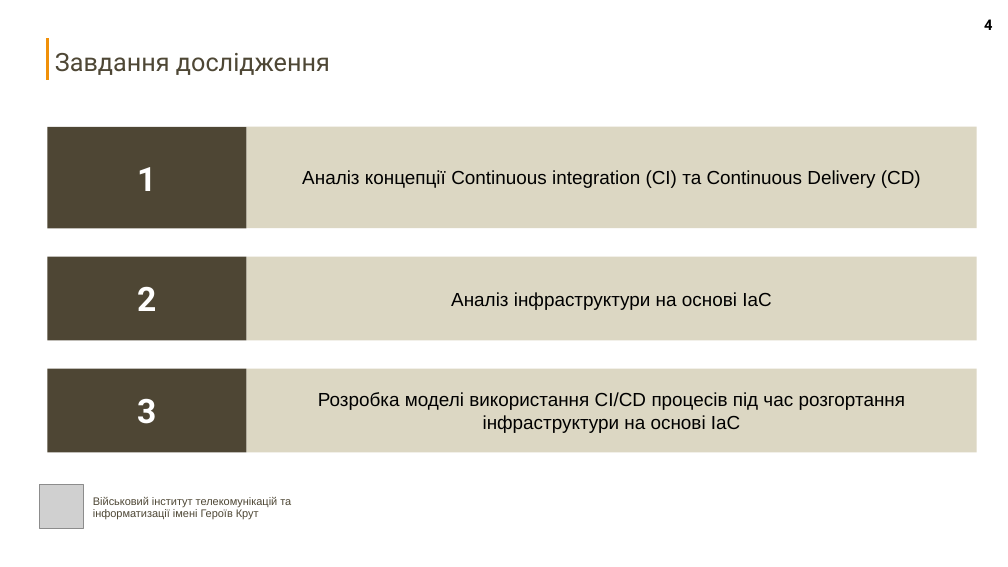
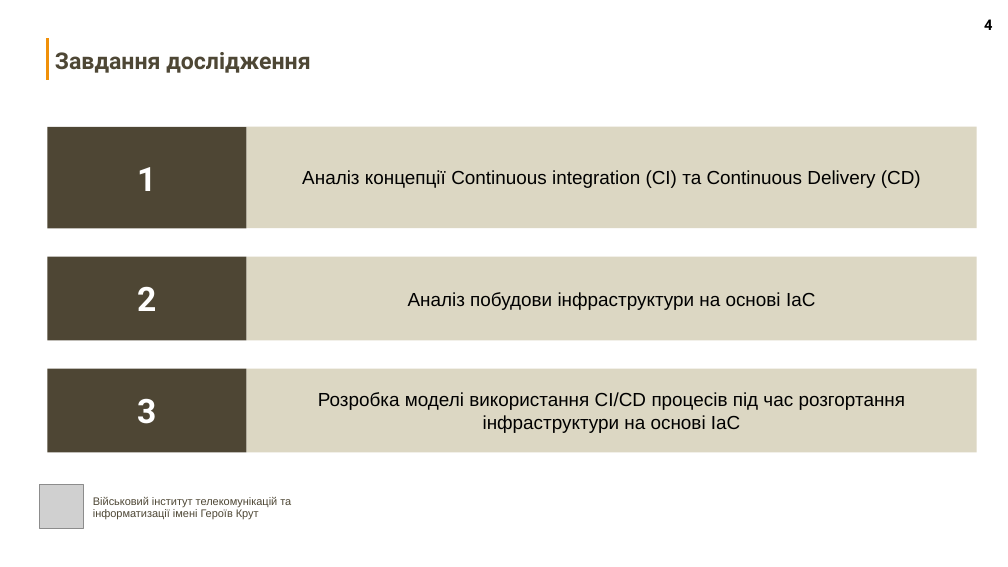
Before and after one commit to n1ta8080/diploma, a slide deck: slide 4 of презентація диплом.pptx. Drawn at 1008x567 pixels with LibreOffice and Linux fonts; fonts in the diff are those of the drawing; grey boxes stand for pictures. Boxes give left, top, right and bottom in pixels: in the first picture for what was removed or moved away, otherwise in the second. Text is boxed around its words. In the diff, an @@ line names an element or a change of style, - is before the commit and + after.

```diff
--- a/презентація диплом.pptx
+++ b/презентація диплом.pptx
@@ text "Завдання дослідження" at box(55, 52, 310, 73): size 24 to 22 pt, bold on @@
@@ text in rectangle at box(408, 292, 815, 310): text changed @@
-Аналіз інфраструктури на основі IaC
+Аналіз побудови інфраструктури на основі IaC
```
Also in this commit, not shown: 12 other slides changed, 5 other files.
